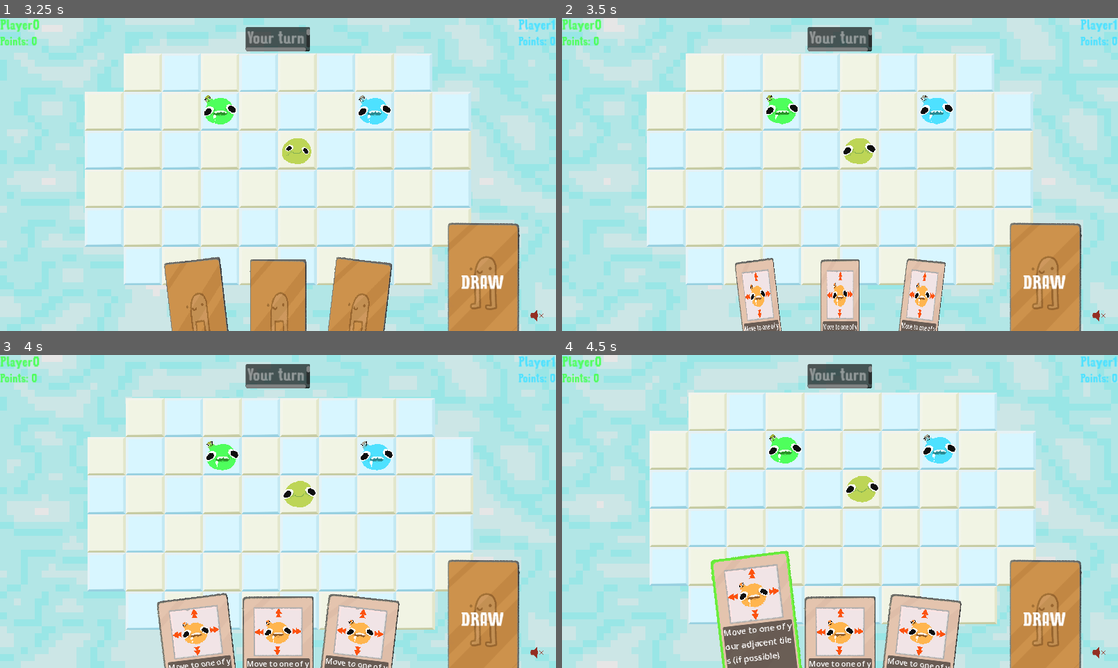
Above: before the commit, frames 1-4 (two rows, left to right).
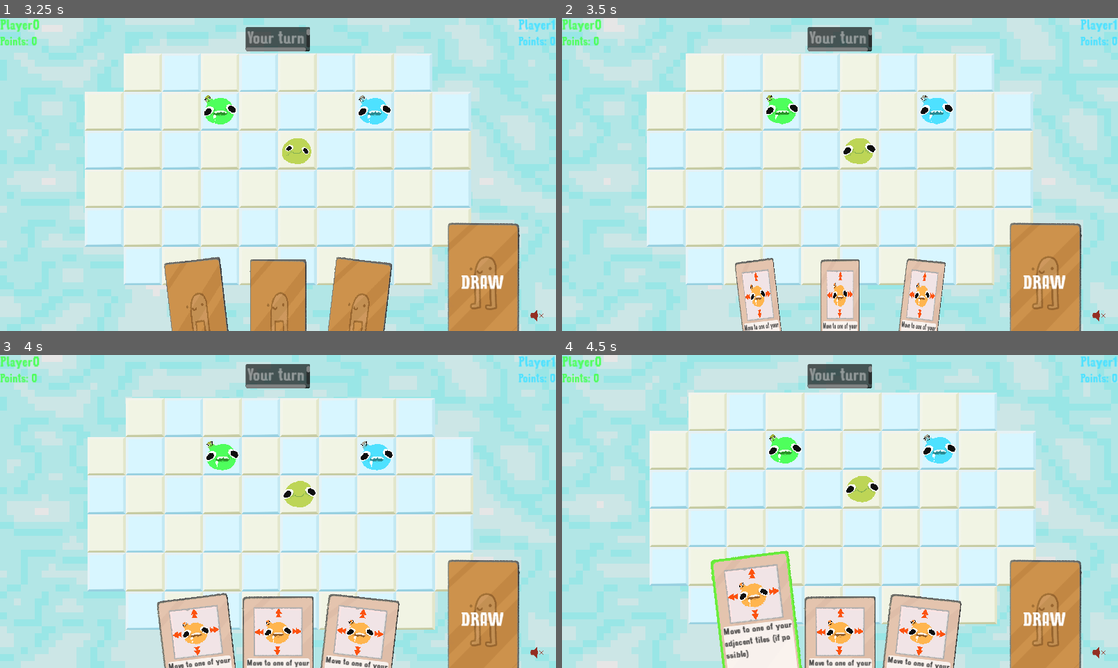
Above: after the commit, the same moments.

Repository: patator62180/GDWL_67
Game: Godot game, scene res://scenes/main/main.tscn
The game is run twice, just before and just after one commit, with the same random seed, the same clock (stepped at 60 frames per second) and the same inputs.
Inputs (mouse positions are in pixels of both pictures, inside the frame that each line leads up to):
- Up to frame 1 (3.25 s): click "[FAKE] Start as player (local)" at 0.5 s; click (322, 274) at 1.27 s; type "12" at 1.35 s; click "PLAY LOCAL" at 2 s; click "Start Game" at 2.75 s
- Up to frame 2 (3.5 s): no input
- Up to frame 3 (4 s): tap Enter (ui_accept) at 3.5 s; drag from (278, 511) to (222, 448) at 3.52 s
- Up to frame 4 (4.5 s): drag from (762, 655) to (784, 455) at 4.27 s

Frame 1 is identical in both runs. In frame 2, 0.5% of the frame differs, in the area x 32-68%, y 96-100%; in frame 3, 0.9%; in frame 4, 2.3%, in the area x 28-70%, y 84-100%.

Commit message:
cadre description cartes

Diff:
--- a/scenes/cards/card.tscn
+++ b/scenes/cards/card.tscn
@@ -1,9 +1,10 @@
-[gd_scene load_steps=12 format=3 uid="uid://w8glstws2q30"]
+[gd_scene load_steps=14 format=3 uid="uid://w8glstws2q30"]
 
 [ext_resource type="Script" path="res://scenes/cards/card.gd" id="1_7d03g"]
 [ext_resource type="Texture2D" uid="uid://qfq8gm06d23p" path="res://sprites/tuile_blue.png" id="2_300yh"]
 [ext_resource type="Shader" path="res://scenes/cards/outline.gdshader" id="3_p3nqa"]
 [ext_resource type="Texture2D" uid="uid://dtys1aqstpv3o" path="res://sprites/Carte.png" id="3_pnjbd"]
+[ext_resource type="Theme" uid="uid://bnf832jc7xfl4" path="res://scenes/background/theme_principal.tres" id="5_6aixt"]
 [ext_resource type="Texture2D" uid="uid://547e7ytc7lrc" path="res://sprites/card_back.png" id="5_xg4oj"]
 
 [sub_resource type="ShaderMaterial" id="ShaderMaterial_77or1"]
@@ -14,6 +15,13 @@
 shader_parameter/pattern = 2
 shader_parameter/inside = true
 shader_parameter/add_margins = true
+
+[sub_resource type="StyleBoxFlat" id="StyleBoxFlat_662w6"]
+bg_color = Color(1, 1, 1, 1)
+corner_radius_top_left = 5
+corner_radius_top_right = 5
+corner_radius_bottom_right = 5
+corner_radius_bottom_left = 5
 
 [sub_resource type="Animation" id="Animation_daeny"]
 length = 0.001
@@ -205,6 +213,7 @@
 grow_vertical = 2
 
 [node name="PanelContainer" type="PanelContainer" parent="Background"]
+modulate = Color(1, 1, 1, 0.792157)
 clip_contents = true
 layout_mode = 0
 offset_left = 10.0
@@ -212,11 +221,17 @@
 offset_right = 141.0
 offset_bottom = 237.0
 mouse_filter = 2
+theme_override_styles/panel = SubResource("StyleBoxFlat_662w6")
 
 [node name="Label" type="Label" parent="Background/PanelContainer"]
+texture_filter = 2
 custom_minimum_size = Vector2(10, 100)
 layout_mode = 2
 size_flags_vertical = 0
+theme = ExtResource("5_6aixt")
+theme_override_colors/font_color = Color(0.0823529, 0.0823529, 0.0823529, 1)
+theme_override_font_sizes/font_size = 18
+text = "dasdssss sadasdasd   dasd  dsa  s "
 autowrap_mode = 1
 clip_text = true
 
